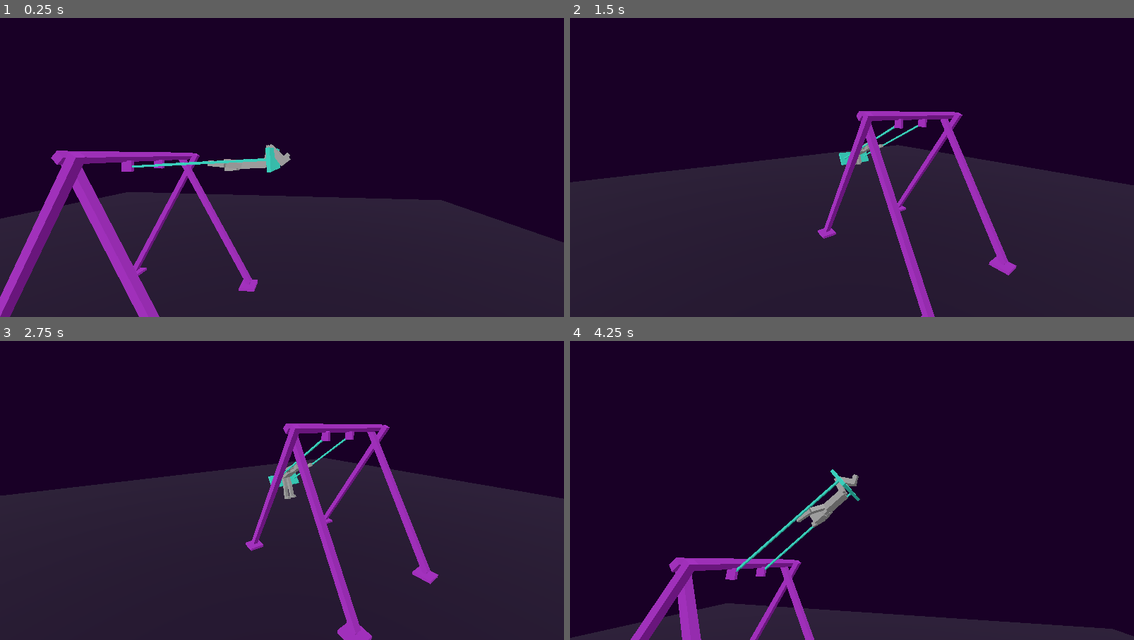
Above: before the commit, frames 1-4 (two rows, left to right).
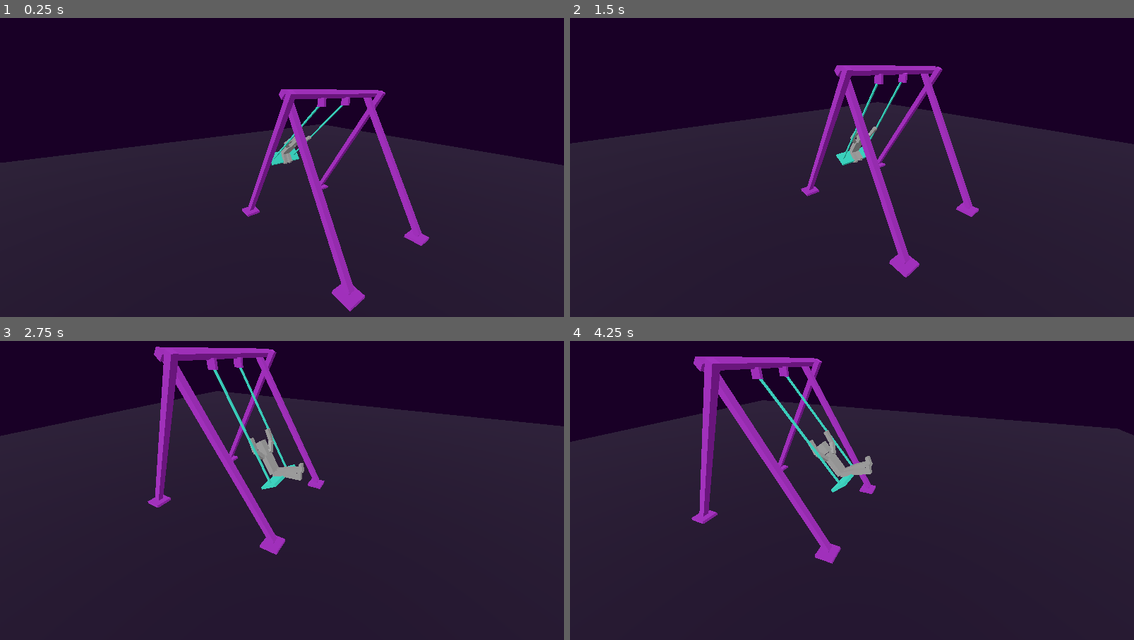
Above: after the commit, the same moments.

Repository: gheja/miniswing
Game: Godot game, scene res://scenes/main_level.tscn
Same seed, same stepped clock (60 frames per second), same inputs: the game is played once before the commit and once after it.
Inputs:
- Up to frame 1 (0.25 s): no input
- Up to frame 2 (1.5 s): tap Enter (action_go) at 0.5, 1.35 s; hold Enter (action_go) 0.53-1.28 s
- Up to frame 3 (2.75 s): hold Enter (action_go) from 2.03 s (still down)
- Up to frame 4 (4.25 s): release Enter (action_go) at 2.78 s; tap Enter (action_go) at 2.85 s; hold Enter (action_go) from 3.53 s (still down)

The runs differ from the first frame. In frame 1, 26% of the frame differs, in the area x 0-100%, y 23-100%; in frame 2, 18%; in frame 3, 28%; in frame 4, 65%, in the area x 0-100%, y 5-100%.

Commit message:
Updated the swing acceleration calculation - not the best but it is good enough

Diff:
--- a/src/scenes/main_level.gd
+++ b/src/scenes/main_level.gd
@@ -1,63 +1,53 @@
 extends Node3D
 
 const SLOW_DOWN_AMOUNT_PER_SEC = 0.2
-const SLOW_DOWN_AMOUNT_PER_SWING = 0.3
 const HEIGHT_INCREASE_PER_SEC = 50.0
 const SWING_MULTIPLIER = 1.5
-const MIN_HEIGHT = 0.5
-const MAX_HEIGHT = 160.0
+const MIN_MAX_ANGLE = 0.5
+const MAX_MAX_ANGLE = 160.0
 
-var t = 0.0
-
-# this is not really height but... rather the maximum angle which the swing will swing
-var height = 0.0
+var t = -10.0
+var max_angle = 100.0
+var next_max_angle
+var target_max_angle
 
 func _ready() -> void:
-	height = 100.0
-	next_height = height
-	target_height = height
+	max_angle = 50.0
+	next_max_angle = max_angle
+	target_max_angle = max_angle
 
 var a = 0.0
-var last_a = 0.0
-
-var next_height = 0.0
-var target_height = 0.0
+var last_a = 0
 
 func _process(delta: float) -> void:
+	var sign_a
 
 	t += delta
 
-	var a = cos(t * SWING_MULTIPLIER) * height
-	# var a =
+	a = cos(t) * max_angle
+	sign_a = sign(a - last_a)
 
-	# if just swung by the middle point
-	if last_a < 0 and a > 0:
-		next_height = clamp(next_height, MIN_HEIGHT, MAX_HEIGHT)
+	max_angle = lerp(max_angle, target_max_angle, 0.0035)
 
-		target_height = next_height
+	next_max_angle = next_max_angle * (1 - SLOW_DOWN_AMOUNT_PER_SEC * delta)
+	next_max_angle = clamp(next_max_angle, MIN_MAX_ANGLE, MAX_MAX_ANGLE)
 
-		next_height = next_height * (1.0 - SLOW_DOWN_AMOUNT_PER_SWING)
-
-	# height = height + (target_height)
-	height = lerp(height, target_height, 0.1)
+	if (last_a < 0 and a > 0) or (last_a > 0 and a < 0):
+		target_max_angle = next_max_angle
 
 	$LevelObjects/SwingThing.rotation_degrees.x = a
 
-	var change_speed = a - last_a
-
-	if change_speed > 0:
+	if Input.get_action_strength("action_go") > 0.5:
+		next_max_angle += HEIGHT_INCREASE_PER_SEC * delta * sign_a
 		$LevelObjects/PlayerCharacter/AnimationPlayer.play("sit_forward")
 	else:
 		$LevelObjects/PlayerCharacter/AnimationPlayer.play("sit_backward")
-
-	if Input.get_action_strength("action_go") > 0.5:
-		next_height += HEIGHT_INCREASE_PER_SEC * delta * sign(change_speed)
 
 	$LevelObjects/PlayerCharacter.global_position = $LevelObjects/SwingThing/PivotStart/Construct/Marker3D.global_position
 	$LevelObjects/PlayerCharacter.rotation_degrees.x = $LevelObjects/SwingThing.rotation_degrees.x
 
 	$Camera3D.look_at($LevelObjects/PlayerCharacter/CameraMarker.global_position)
 
-	print([ height, change_speed, a ])
+	# print([a, last_a, max_angle, target_max_angle, next_max_angle, sign_a ])
 
 	last_a = a
